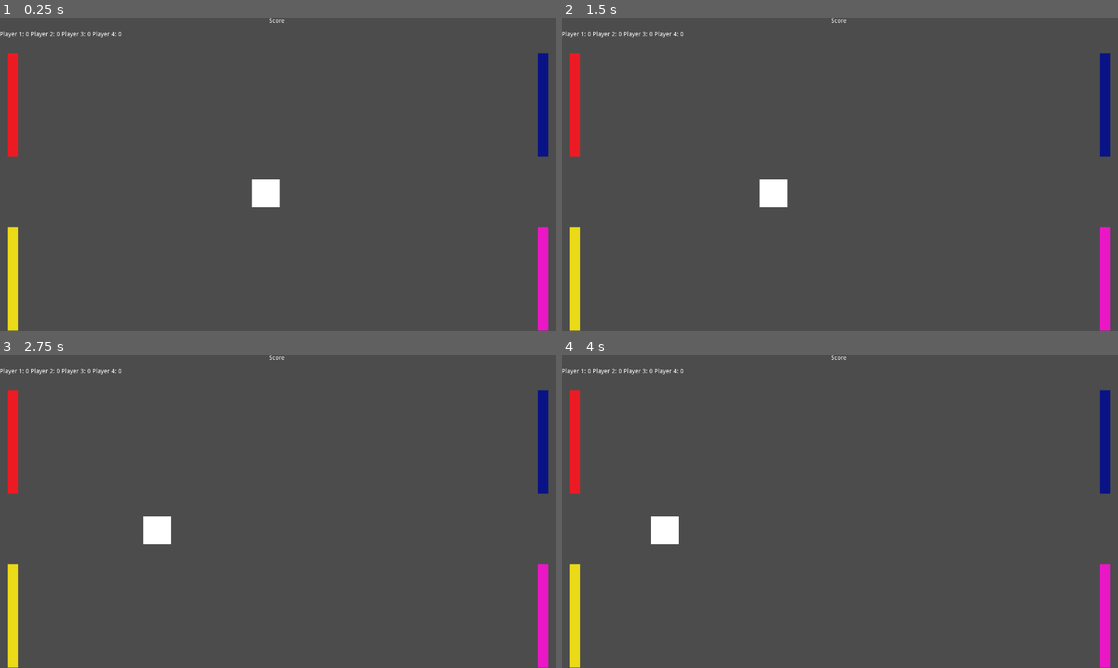
Above: before the commit, frames 1-4 (two rows, left to right).
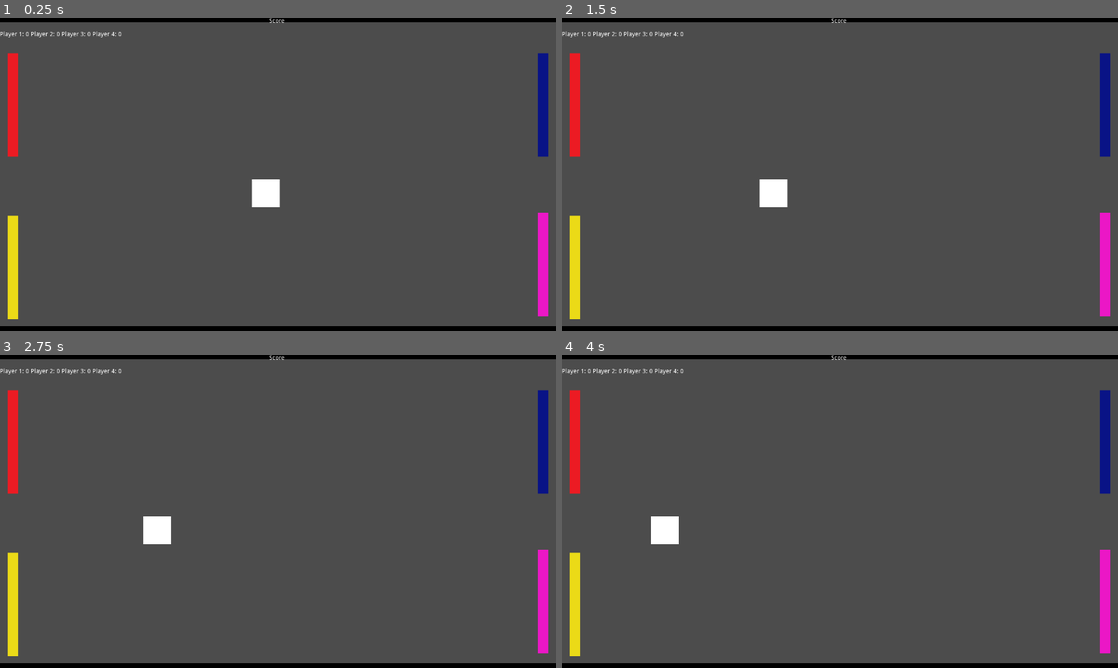
Above: after the commit, the same moments.

Repository: devmcclu/Pong2-Electric-Boogalo
Game: Godot game, scene res://Main.tscn
Two runs of this game, one before a commit and one after it. Both use one fixed random seed, a clock stepped at 60 frames per second and the inputs below.
Inputs:
- Up to frame 1 (0.25 s): no input
- Up to frame 2 (1.5 s): no input
- Up to frame 3 (2.75 s): no input
- Up to frame 4 (4 s): no input

The runs differ from the first frame. In frame 1, 3.1% of the frame differs, in the area x 0-100%, y 0-100%; in frame 2, 3.1%; in frame 3, 3.1%; in frame 4, 3.1%.

Commit message:
Create walls and goals inside Main scene

Diff:
--- a/Main.tscn
+++ b/Main.tscn
@@ -7,6 +7,7 @@
 [ext_resource path="res://graphics/player_4_graphic.png" type="Texture" id=5]
 [ext_resource path="res://ball.gd" type="Script" id=6]
 [ext_resource path="res://ball.png" type="Texture" id=7]
+[ext_resource path="res://wall.png" type="Texture" id=8]
 
 [sub_resource type="RectangleShape2D" id=1]
 
@@ -18,16 +19,30 @@
 custom_solver_bias = 0.0
 extents = Vector2( 32.2289, 31.8867 )
 
+[sub_resource type="RectangleShape2D" id=3]
+
+custom_solver_bias = 0.0
+extents = Vector2( 636.363, 31.9994 )
+
+[sub_resource type="RectangleShape2D" id=4]
+
+custom_solver_bias = 0.0
+extents = Vector2( 10, 350.87 )
+
+[sub_resource type="RectangleShape2D" id=5]
+
+custom_solver_bias = 0.0
+extents = Vector2( 10, 349.596 )
+
 [node name="Main" type="Node" index="0"]
 
-[node name="Players" type="Node2D" parent="." index="0"]
+[node name="players" type="Node2D" parent="." index="0"]
 
 editor/display_folded = true
 
-[node name="player_1" type="Area2D" parent="Players" index="0"]
+[node name="player_1" type="Area2D" parent="players" index="0"]
 
 position = Vector2( 30, 200 )
-scale = Vector2( 1, 1 )
 input_pickable = true
 gravity_vec = Vector2( 0, 1 )
 gravity = 98.0
@@ -44,21 +59,20 @@
 ball_dir = 1
 player_number = 1
 
-[node name="player_1_graphic" type="Sprite" parent="Players/player_1" index="0"]
+[node name="player_1_graphic" type="Sprite" parent="players/player_1" index="0"]
 
 scale = Vector2( 0.390517, 3.71515 )
 texture = ExtResource( 2 )
 _sections_unfolded = [ "Transform" ]
 
-[node name="CollisionShape2D" type="CollisionShape2D" parent="Players/player_1" index="1"]
+[node name="CollisionShape2D" type="CollisionShape2D" parent="players/player_1" index="1"]
 
 shape = SubResource( 1 )
 _sections_unfolded = [ "Transform" ]
 
-[node name="player_2" type="Area2D" parent="Players" index="1"]
+[node name="player_2" type="Area2D" parent="players" index="1"]
 
 position = Vector2( 1250, 200 )
-scale = Vector2( 1, 1 )
 input_pickable = true
 gravity_vec = Vector2( 0, 1 )
 gravity = 98.0
@@ -75,21 +89,20 @@
 ball_dir = -1
 player_number = 2
 
-[node name="player_2_graphic" type="Sprite" parent="Players/player_2" index="0"]
+[node name="player_2_graphic" type="Sprite" parent="players/player_2" index="0"]
 
 scale = Vector2( 0.390517, 3.71515 )
 texture = ExtResource( 3 )
 _sections_unfolded = [ "Transform" ]
 
-[node name="CollisionShape2D" type="CollisionShape2D" parent="Players/player_2" index="1"]
+[node name="CollisionShape2D" type="CollisionShape2D" parent="players/player_2" index="1"]
 
 shape = SubResource( 1 )
 _sections_unfolded = [ "Transform" ]
 
-[node name="player_3" type="Area2D" parent="Players" index="2"]
-
-position = Vector2( 30, 600 )
-scale = Vector2( 1, 1 )
+[node name="player_3" type="Area2D" parent="players" index="2"]
+
+position = Vector2( 30, 574 )
 input_pickable = true
 gravity_vec = Vector2( 0, 1 )
 gravity = 98.0
@@ -106,21 +119,20 @@
 ball_dir = 1
 player_number = 3
 
-[node name="player_3_graphic" type="Sprite" parent="Players/player_3" index="0"]
+[node name="player_3_graphic" type="Sprite" parent="players/player_3" index="0"]
 
 scale = Vector2( 0.390517, 3.71515 )
 texture = ExtResource( 4 )
 _sections_unfolded = [ "Transform" ]
 
-[node name="CollisionShape2D" type="CollisionShape2D" parent="Players/player_3" index="1"]
+[node name="CollisionShape2D" type="CollisionShape2D" parent="players/player_3" index="1"]
 
 shape = SubResource( 1 )
 _sections_unfolded = [ "Transform" ]
 
-[node name="player_4" type="Area2D" parent="Players" index="3"]
-
-position = Vector2( 1250, 600 )
-scale = Vector2( 1, 1 )
+[node name="player_4" type="Area2D" parent="players" index="3"]
+
+position = Vector2( 1250, 567 )
 input_pickable = true
 gravity_vec = Vector2( 0, 1 )
 gravity = 98.0
@@ -137,13 +149,13 @@
 ball_dir = -1
 player_number = 4
 
-[node name="player_4_graphic" type="Sprite" parent="Players/player_4" index="0"]
+[node name="player_4_graphic" type="Sprite" parent="players/player_4" index="0"]
 
 scale = Vector2( 0.390517, 3.71515 )
 texture = ExtResource( 5 )
 _sections_unfolded = [ "Transform" ]
 
-[node name="CollisionShape2D" type="CollisionShape2D" parent="Players/player_4" index="1"]
+[node name="CollisionShape2D" type="CollisionShape2D" parent="players/player_4" index="1"]
 
 shape = SubResource( 1 )
 _sections_unfolded = [ "Transform" ]
@@ -167,7 +179,6 @@
 
 [node name="ball" type="Sprite" parent="ball" index="0"]
 
-scale = Vector2( 1, 1 )
 texture = ExtResource( 7 )
 _sections_unfolded = [ "Transform" ]
 
@@ -175,8 +186,99 @@
 
 shape = SubResource( 2 )
 
-[node name="CanvasLayer" type="CanvasLayer" parent="." index="2"]
-
+[node name="walls" type="Node2D" parent="." index="2"]
+
+editor/display_folded = true
+
+[node name="wall_top" type="Area2D" parent="walls" index="0"]
+
+position = Vector2( 640, -22 )
+input_pickable = true
+gravity_vec = Vector2( 0, 1 )
+gravity = 98.0
+linear_damp = 0.1
+angular_damp = 1.0
+audio_bus_override = false
+audio_bus_name = "Master"
+_sections_unfolded = [ "Pickable", "Transform" ]
+__meta__ = {
+"_edit_group_": true
+}
+
+[node name="wall" type="Sprite" parent="walls/wall_top" index="0"]
+
+scale = Vector2( 21.4855, 1 )
+texture = ExtResource( 8 )
+_sections_unfolded = [ "Transform" ]
+
+[node name="CollisionShape2D" type="CollisionShape2D" parent="walls/wall_top" index="1"]
+
+shape = SubResource( 3 )
+
+[node name="wall_bottom" type="Area2D" parent="walls" index="1"]
+
+position = Vector2( 640, 741 )
+input_pickable = true
+gravity_vec = Vector2( 0, 1 )
+gravity = 98.0
+linear_damp = 0.1
+angular_damp = 1.0
+audio_bus_override = false
+audio_bus_name = "Master"
+_sections_unfolded = [ "Pickable", "Transform" ]
+__meta__ = {
+"_edit_group_": true
+}
+
+[node name="wall" type="Sprite" parent="walls/wall_bottom" index="0"]
+
+scale = Vector2( 21.4855, 1 )
+texture = ExtResource( 8 )
+_sections_unfolded = [ "Transform" ]
+
+[node name="CollisionShape2D" type="CollisionShape2D" parent="walls/wall_bottom" index="1"]
+
+shape = SubResource( 3 )
+
+[node name="goals" type="Node2D" parent="." index="3"]
+
+_sections_unfolded = [ "Transform" ]
+
+[node name="goal_left" type="Area2D" parent="goals" index="0"]
+
+position = Vector2( 0, 360 )
+input_pickable = true
+gravity_vec = Vector2( 0, 1 )
+gravity = 98.0
+linear_damp = 0.1
+angular_damp = 1.0
+audio_bus_override = false
+audio_bus_name = "Master"
+_sections_unfolded = [ "Transform" ]
+
+[node name="CollisionShape2D" type="CollisionShape2D" parent="goals/goal_left" index="0"]
+
+shape = SubResource( 4 )
+
+[node name="goal_right" type="Area2D" parent="goals" index="1"]
+
+position = Vector2( 1280, 360 )
+input_pickable = true
+gravity_vec = Vector2( 0, 1 )
+gravity = 98.0
+linear_damp = 0.1
+angular_damp = 1.0
+audio_bus_override = false
+audio_bus_name = "Master"
+_sections_unfolded = [ "Transform" ]
+
+[node name="CollisionShape2D" type="CollisionShape2D" parent="goals/goal_right" index="0"]
+
+shape = SubResource( 5 )
+
+[node name="CanvasLayer" type="CanvasLayer" parent="." index="4"]
+
+editor/display_folded = true
 layer = 1
 offset = Vector2( 0, 0 )
 rotation = 0.0
@@ -315,10 +417,10 @@
 lines_skipped = 0
 max_lines_visible = -1
 
-[connection signal="area_entered" from="Players/player_1" to="Players/player_1" method="_on_area_entered"]
-
-[connection signal="area_entered" from="Players/player_2" to="Players/player_2" method="_on_area_entered"]
-
-[connection signal="area_entered" from="Players/player_3" to="Players/player_3" method="_on_area_entered"]
-
-[connection signal="area_entered" from="Players/player_4" to="Players/player_4" method="_on_area_entered"]
+[connection signal="area_entered" from="players/player_1" to="players/player_1" method="_on_area_entered"]
+
+[connection signal="area_entered" from="players/player_2" to="players/player_2" method="_on_area_entered"]
+
+[connection signal="area_entered" from="players/player_3" to="players/player_3" method="_on_area_entered"]
+
+[connection signal="area_entered" from="players/player_4" to="players/player_4" method="_on_area_entered"]
Not shown: 1 places in Main.tscn that only renumber resources
Binary file added: wall.png
Not shown, added: wall.png.import
